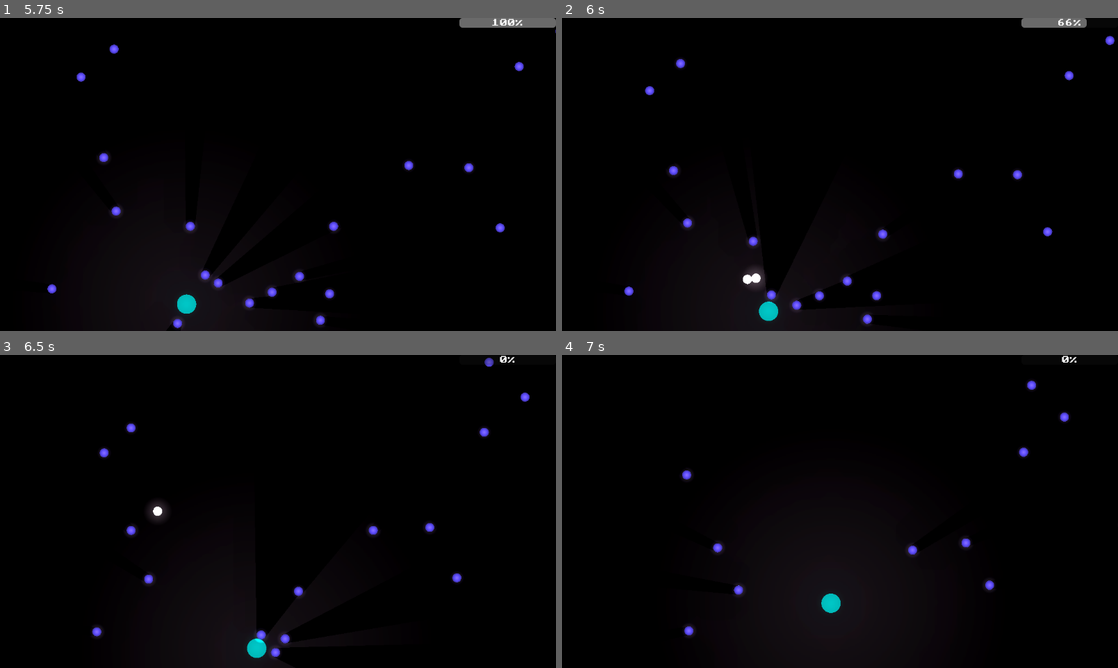
Above: before the commit, frames 1-4 (two rows, left to right).
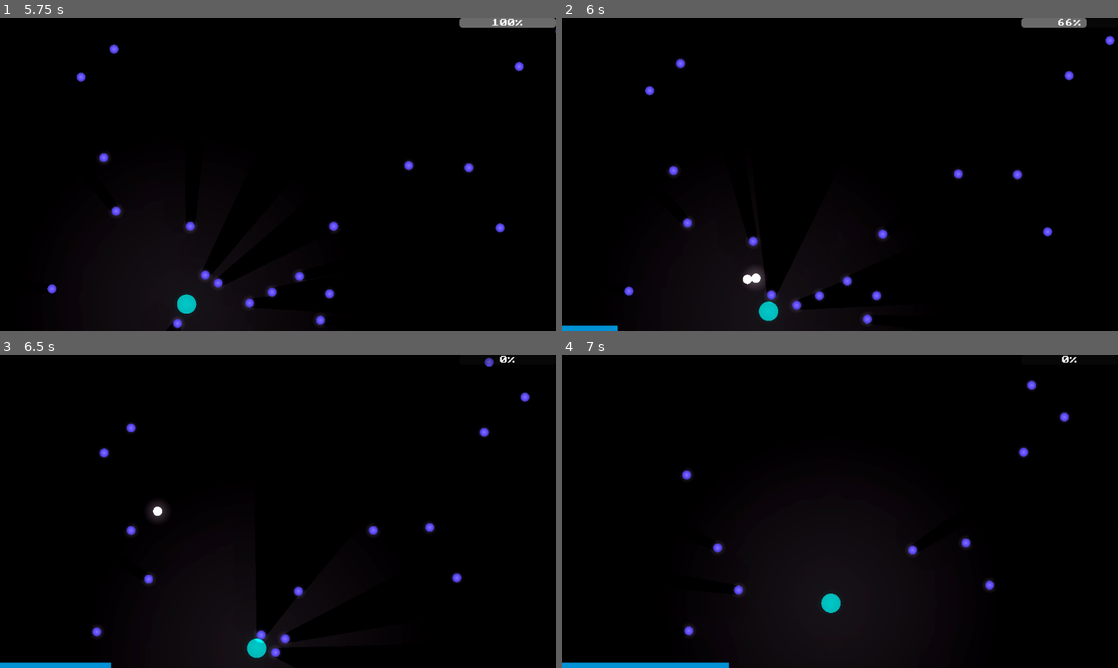
Above: after the commit, the same moments.

Repository: Iviv122/safe_to_scare
Game: Godot game, scene res://main.tscn
Two runs of this game, one before a commit and one after it. Both use one fixed random seed, a clock stepped at 60 frames per second and the inputs below.
Inputs (mouse positions are in pixels of both pictures, inside the frame that each line leads up to):
- Up to frame 1 (5.75 s): tap Enter at 0.5 s; move the mouse to (400, 158) at 0.52 s; hold Right 0.53-1.28 s; hold A (a) 0.53-1.28 s; tap D (d) at 0.8, 1.35, 3.8, 4.35 s; move the mouse to (166, 190) at 1.27 s; hold Down 1.28-2.03 s; tap S (s) at 1.55, 4.55 s; move the mouse to (333, 105) at 2.02 s; hold Right 2.03-2.78 s; hold S (s) 2.03-2.78 s; tap W (w) at 2.3, 2.85, 5.3 s; move the mouse to (250, 237) at 2.77 s; hold Up 2.78-3.53 s; tap A (a) at 3.05 s; move the mouse to (444, 221) at 3.52 s; hold A (a) 3.53-4.28 s; hold Left 3.53-5.03 s; move the mouse to (111, 127) at 4.27 s; move the mouse to (305, 174) at 5.02 s; hold Down from 5.03 s (still down); hold S (s) from 5.03 s (still down)
- Up to frame 2 (6 s): move the mouse to (756, 96) at 5.77 s; release Down at 5.78 s; release S (s) at 5.78 s; hold Right from 5.78 s (still down); click (756, 96) at 5.85 s
- Up to frame 3 (6.5 s): keep holding Right; tap A (a) at 6.05 s
- Up to frame 4 (7 s): move the mouse to (962, 495) at 6.52 s; release Right at 6.53 s; hold Up from 6.53 s (still down); hold W (w) from 6.53 s (still down); tap D (d) at 6.8 s

Frame 1 is identical in both runs. In frame 2, 0.2% of the frame differs, in the area x 0-10%, y 98-100%; in frame 3, 0.4%; in frame 4, 0.5%, in the area x 0-31%, y 98-100%.

Commit message:
expirience, exp bar, exp per death

Diff:
--- a/assets/prefabs/player_ui.tscn
+++ b/assets/prefabs/player_ui.tscn
@@ -1,6 +1,12 @@
-[gd_scene load_steps=2 format=3 uid="uid://cuf6ygvr2uxvy"]
+[gd_scene load_steps=5 format=3 uid="uid://cuf6ygvr2uxvy"]
 
 [ext_resource type="Script" uid="uid://eungeq374kpr" path="res://objects/player/ui/health_bar.gd" id="1_fdptt"]
+[ext_resource type="Script" uid="uid://bo66ueilcmsbp" path="res://objects/player/ui/xp_bar.gd" id="2_8fjfj"]
+
+[sub_resource type="StyleBoxEmpty" id="StyleBoxEmpty_8fjfj"]
+
+[sub_resource type="StyleBoxFlat" id="StyleBoxFlat_duvrd"]
+bg_color = Color(1.4439225e-06, 0.57042897, 0.82997245, 1)
 
 [node name="PlayerUi" type="CanvasLayer"]
 
@@ -13,3 +19,17 @@
 grow_horizontal = 0
 script = ExtResource("1_fdptt")
 metadata/_custom_type_script = "uid://eungeq374kpr"
+
+[node name="ExpBar" type="ProgressBar" parent="."]
+anchors_preset = 12
+anchor_top = 1.0
+anchor_right = 1.0
+anchor_bottom = 1.0
+offset_top = -11.0
+grow_horizontal = 2
+grow_vertical = 0
+theme_override_styles/background = SubResource("StyleBoxEmpty_8fjfj")
+theme_override_styles/fill = SubResource("StyleBoxFlat_duvrd")
+value = 50.0
+show_percentage = false
+script = ExtResource("2_8fjfj")
--- a/objects/enemy/enemy.gd
+++ b/objects/enemy/enemy.gd
@@ -8,6 +8,7 @@
 @export var speed : float = 250
 
 @export var contact_damage : float = 1
+@export var exp_death : float = 1
 
 signal damaged
 
@@ -43,4 +44,5 @@
 	global_position += (character_pos.player_node.global_position - global_position).normalized()*delta*speed
 
 func die () -> void:
+	PlayerStatsInstance.gain_exp(exp_death)
 	queue_free()
--- a/objects/player/stats/player_stats.gd
+++ b/objects/player/stats/player_stats.gd
@@ -5,8 +5,27 @@
 var speed : float = 450
 var damage : float = 450
 
+var level : int = 1
+var expirience : float = 0
+var expirience_req : float = 10
+
 signal updated()
 signal died()
+signal lvl_up()
+
+func gain_exp(a : float) -> void:
+
+    expirience += a
+
+    if expirience <= 0:
+        expirience = 0
+
+    if expirience >= expirience_req:
+        level += 1
+        expirience = 0
+        lvl_up.emit()
+
+    updated.emit()
 
 func deal_damage(a : float) -> void:
     health -= a
--- /dev/null
+++ b/objects/player/ui/xp_bar.gd
@@ -0,0 +1,15 @@
+extends ProgressBar
+class_name ExpBar
+
+func _ready():
+
+    max_value = PlayerStatsInstance.expirience_req
+    value = PlayerStatsInstance.expirience
+    PlayerStatsInstance.updated.connect(update)
+    PlayerStatsInstance.lvl_up.connect(lvl_up)
+
+func lvl_up() -> void:
+    max_value = PlayerStatsInstance.expirience_req
+
+func update() -> void:
+    value = PlayerStatsInstance.expirience
Not shown, added: objects/player/ui/xp_bar.gd.uid
